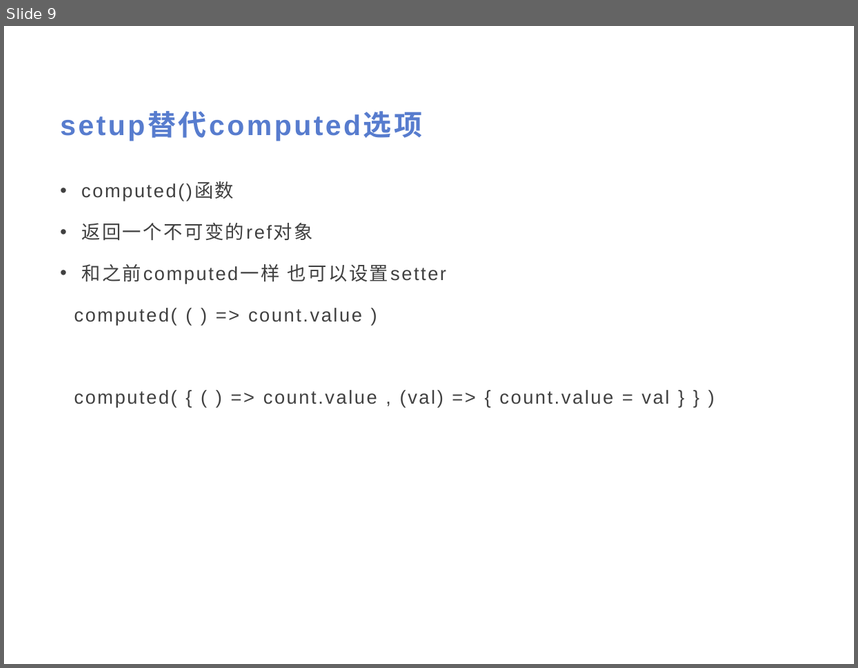
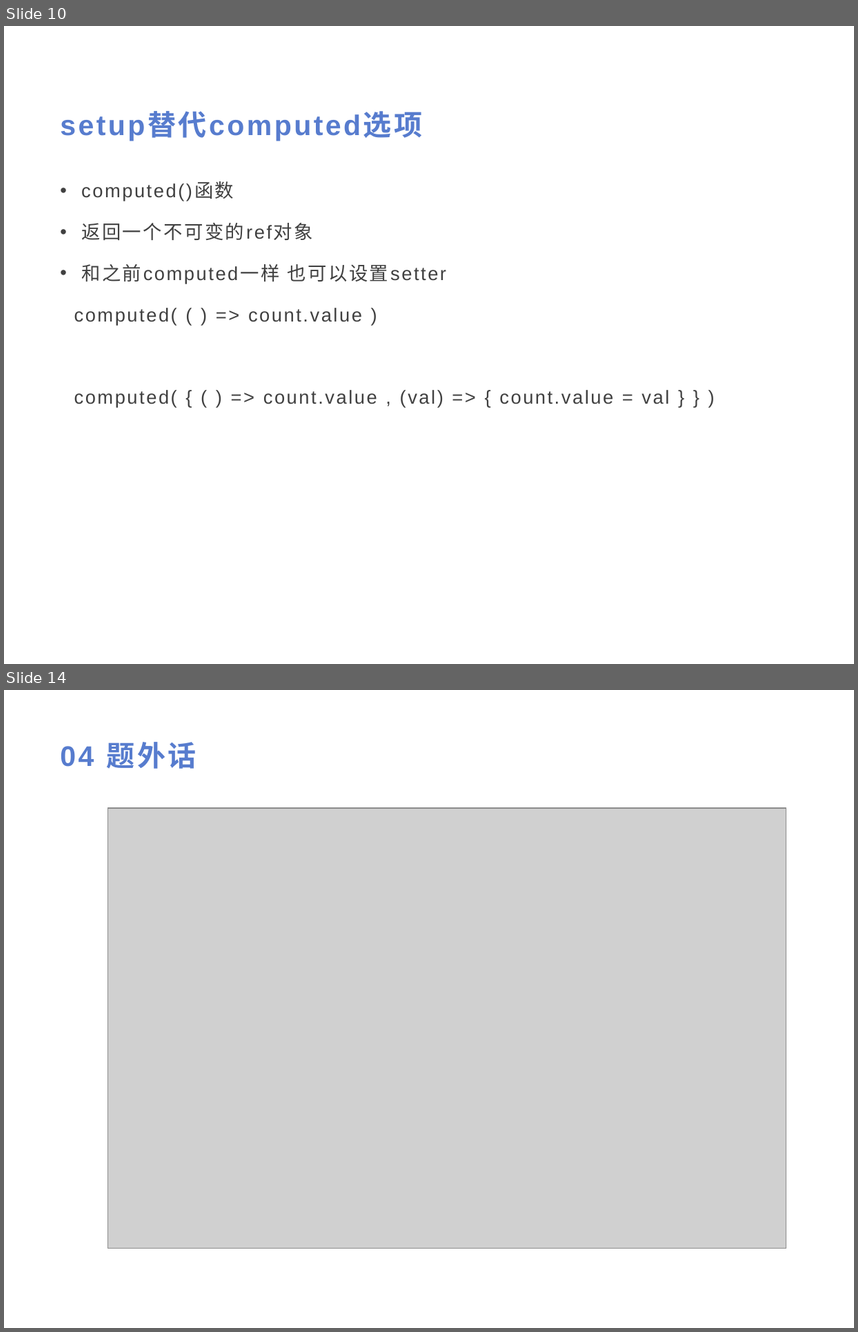
Before and after one commit to Yukon123/HelloVue3, a slide deck: Vue3.pptx. Shown one above the other, each under a label of ours: slide 9 before the commit, slides 10 and 14 after it; the slides between them are not shown. The pictures are 858x668 and 858x1332 pixels, drawn with LibreOffice and Linux fonts; fonts in the diff are those of the drawing; grey boxes stand for pictures. Boxes give left, top, right and bottom in pixels: in the first picture for what was removed or moved away, otherwise in the second. Text is boxed around its words. In the diff, an @@ line names an element or a change of style, - is before the commit and + after.

```diff
--- a/Vue3.pptx
+++ b/Vue3.pptx
@@ slide 14 added at (x1=4, y1=690, x2=854, y2=1328), background #FFFFFF @@
@@ title added at (x1=60, y1=742, x2=197, y2=769), 24 pt, text #577CCE, bold @@
+04 题外话
@@ picture added at (x1=107, y1=808, x2=786, y2=1248) @@
@@ what was slide 9 is now slide 10 @@
```
Also in this commit, not shown: 10 slides changed, 3 other slides added, 2 slides removed, 20 other files.
